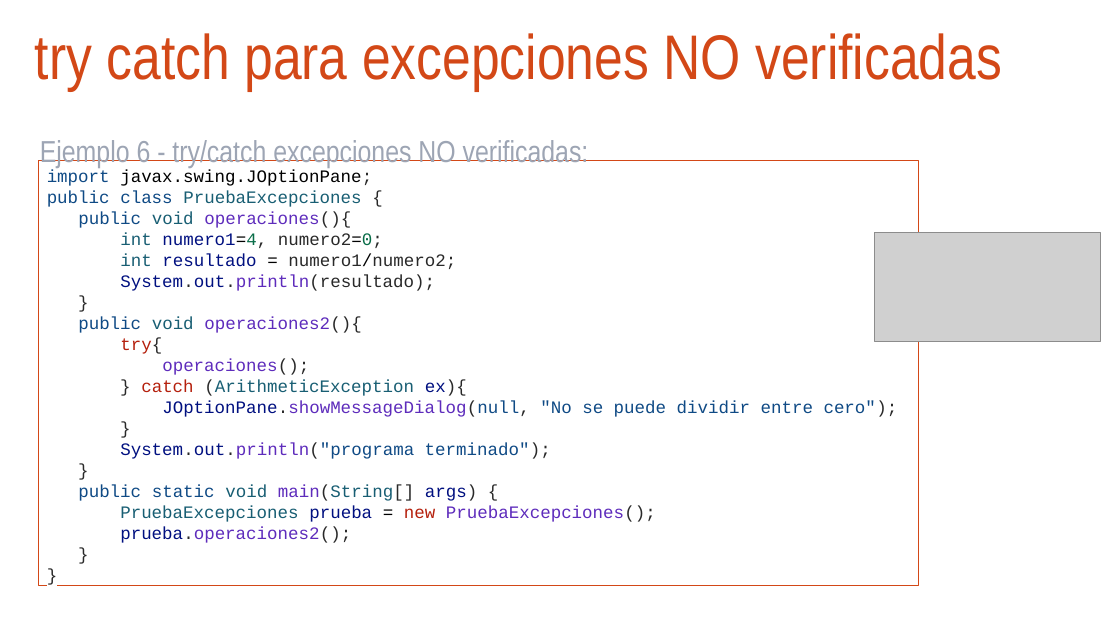
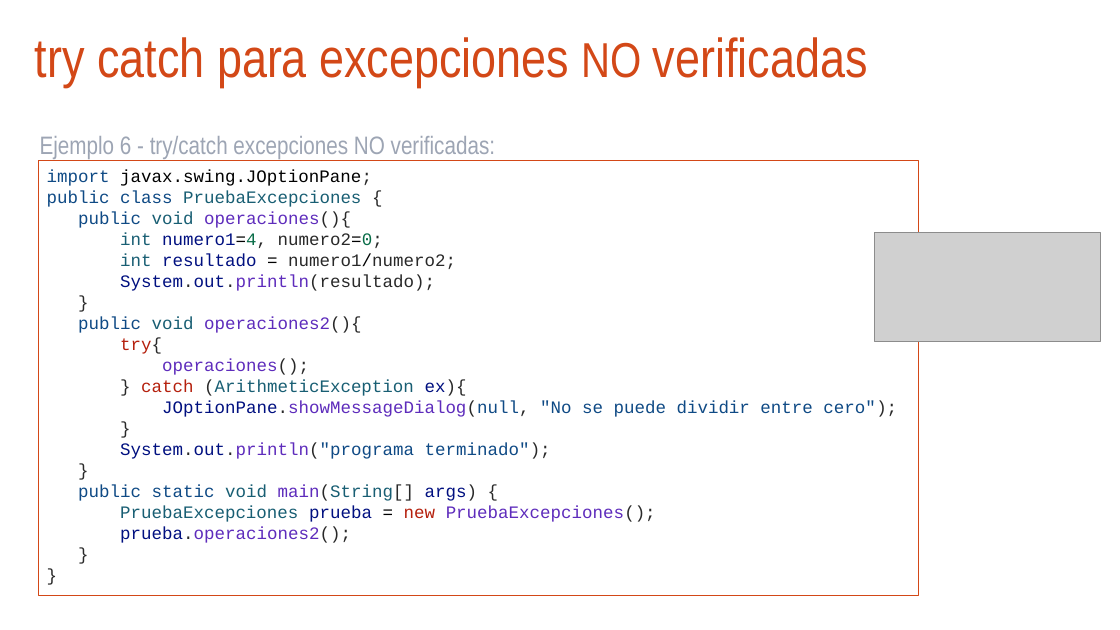
Before and after one commit to arturoblasco/PROG23, a slide deck: slide 18 of UD03/ud03_excepciones.pptx. Drawn at 1120x630 pixels with LibreOffice and Linux fonts; fonts in the diff are those of the drawing; grey boxes stand for pictures; background and template pictures are left out. Boxes give left, top, right and bottom in pixels: in the first picture for what was removed or moved away, otherwise in the second. Text is boxed around its words. In the diff, an @@ line names an element or a change of style, - is before the commit and + after.

```diff
--- a/UD03/ud03_excepciones.pptx
+++ b/UD03/ud03_excepciones.pptx
@@ text "try catch para excepciones NO ..." at (x1=35, y1=37, x2=868, y2=87): size 54 to 47 pt; size 54 to 42 pt in "NO" @@
@@ text "Ejemplo 6 - try/catch excepciones ..." at (x1=40, y1=136, x2=495, y2=159): size 26 to 21.6 pt @@
@@ text "import javax.swing.JOptionPane;" resized from (x1=39, y1=161, x2=919, y2=586) to (x1=39, y1=161, x2=919, y2=596) @@
@@ text "import javax.swing.JOptionPane;" at (x1=39, y1=161, x2=919, y2=596): outline #D34817 0.75 pt to #D34817 0.74 pt @@
```
Also in this commit, not shown: 18 other slides changed, 2 other files.
